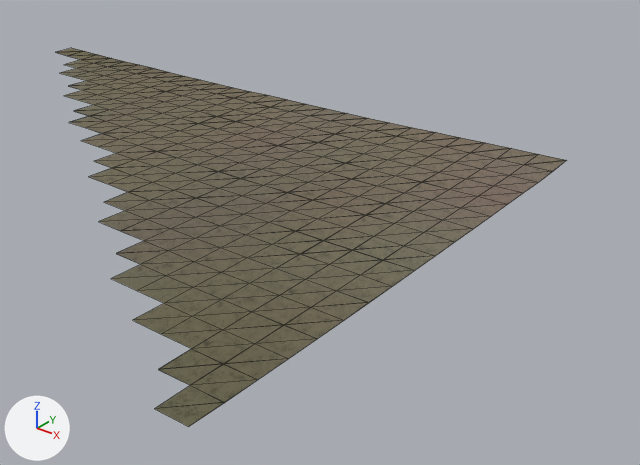
The glTF model eloria-assets/maps/continent-v2/hearthcroft/client/chunks/13_11/world.glb, before and after one commit.
Before and after are seen from a 50 mm camera at (342.4, -137.5, 22.6) aimed at (306.4, -92.5, -5.3). The axes (+X, +Y, +Z) are drawn at lower left. The lights are the same throughout. The picture after the commit comes second. Mesh edges are drawn as thin lines. Where no turn or scale is listed for an object, it has been applied to the vertices. Vertices at exactly the same position are counted once.

Objects in the first picture: 'AuthoredGround_hearthcroftBase_hearthcroft_13_11', 'Terrain_hearthcroft_13_11'.
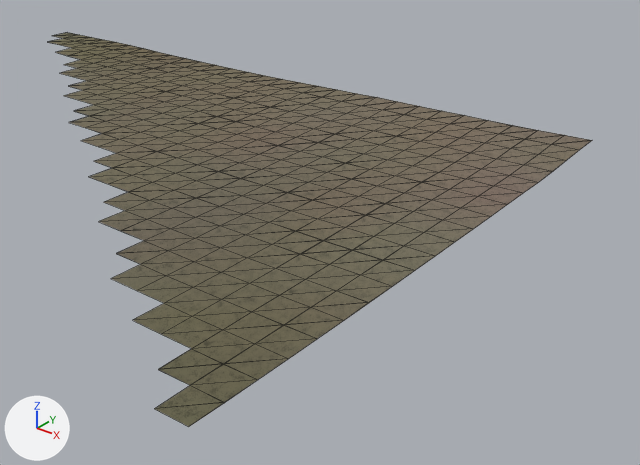
Boxes (x1, y1, x2, y2) around the edits, measured in the pictures (640 x 465 px):
'AuthoredGround_hearthcroftBase_hearthcroft_13_11', reshaped (6% wider)
    before: (56, 48, 566, 427)
    after: (49, 33, 592, 427)
part 1 of me_authoredground_hearthcroftbase_hearthcroft_13_11, added (brown)
    after: (49, 33, 592, 160)

What the commit changed:
me_authoredground_hearthcroftbase_hearthcroft_13_11 is used by ob_authoredground_hearthcroftbase_hearthcroft_13_11; location (-1900.0, 6956.0, 0.0).
me_authoredground_hearthcroftbase_hearthcroft_13_11 had 272 vertices, 454 faces and spanned x 2169.0..2221.0, y -7075.0..-7041.0, z 0.6..1.5.
me_authoredground_hearthcroftbase_hearthcroft_13_11 now has 334 vertices, 568 faces and spans x 2163.0..2221.0, y -7075.0..-7037.0, z 0.6..1.8.
Part 1, on me_authoredground_hearthcroftbase_hearthcroft_13_11:
10 vertices are added at x 2163.0..2205.0, y -7041.0..-7037.0, z 0.7..1.4.
18 new vertices lie (0.0, 2.0, 0.1) away from vertices in x 2173.0..2219.0, y -7041.0, z 0.7..1.5.
11 new vertices lie (2.0, 2.0, 0.2) away from vertices in x 2195.0..2219.0, y -7041.0..-7039.0, z 0.9..1.6.
10 new vertices lie (0.0, 2.0, 0.0) away from vertices in x 2169.0..2215.0, y -7041.0..-7039.0, z 0.8..1.5.
13 new vertices lie (0.0, 2.0, 0.1) away from vertices in x 2171.0..2217.0, y -7039.0, z 0.8..1.5.
114 new faces join them.
